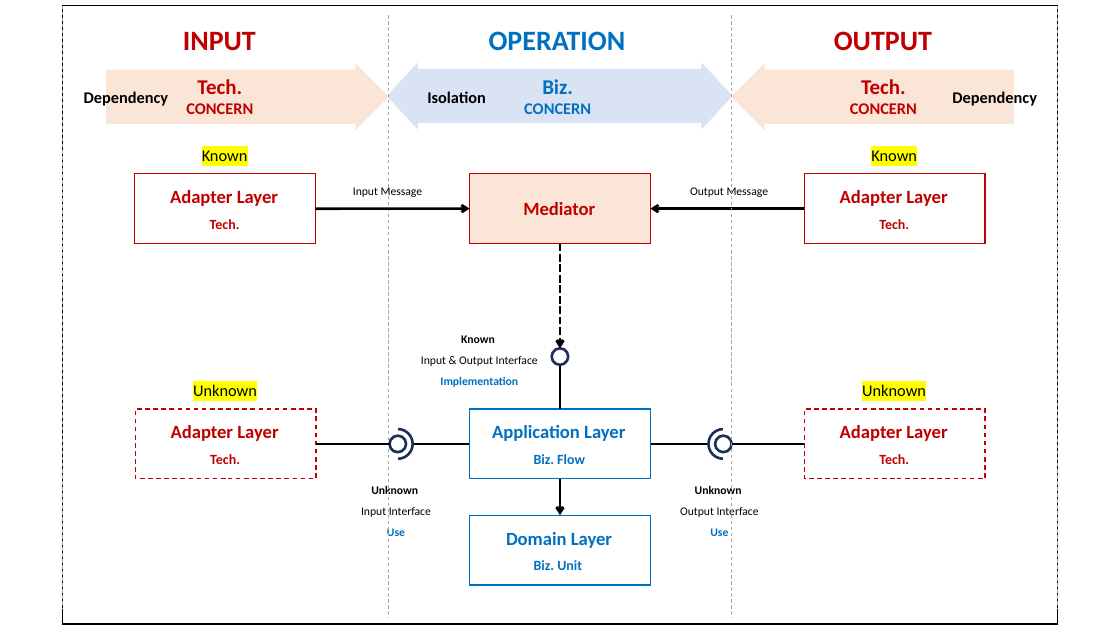
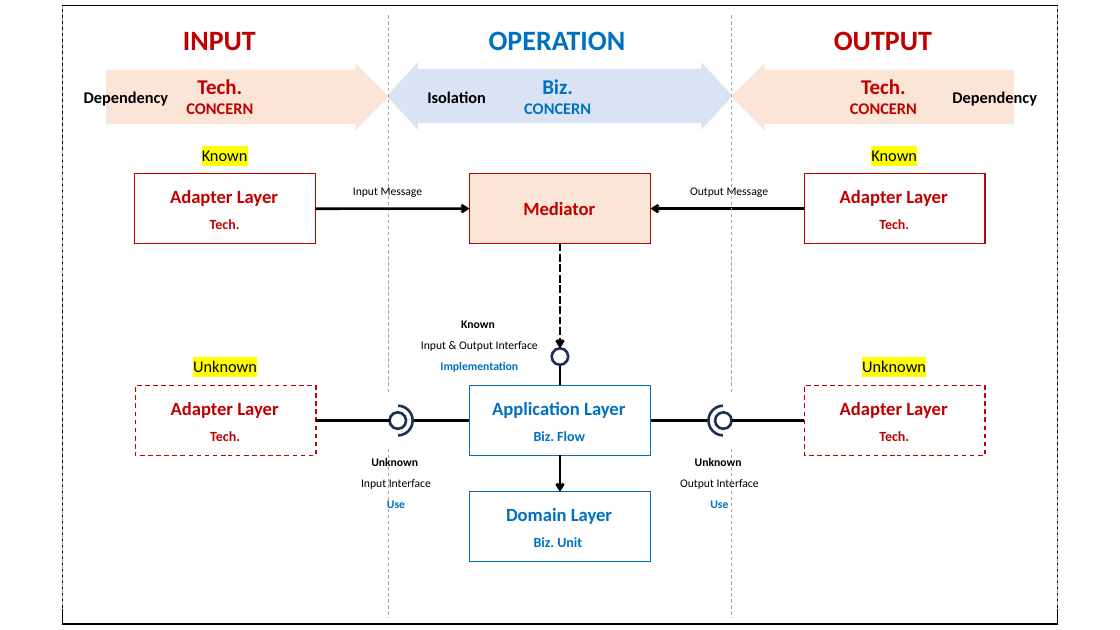
Before and after one commit to hhko/beyondcode, a slide deck: slide 15 of README.pptx. Drawn at 1120x630 pixels with LibreOffice and Linux fonts; fonts in the diff are those of the drawing. Boxes give left, top, right and bottom in pixels: in the first picture for what was removed or moved away, otherwise in the second. Text is boxed around its words. In the diff, an @@ line names an element or a change of style, - is before the commit and + after.

```diff
--- a/README.pptx
+++ b/README.pptx
@@ text "Known": place and size @@
-text "Known" at [421,335,538,387]
+text "Known" at [421,320,538,372]
@@ line moved from (560, 409) - (560, 365) to (560, 386) - (560, 365) @@
@@ 12 texts, 6 rectangles, 4 lines, 4 ellipses, 1 arrow: place and size @@
-12 texts, 6 rectangles, 4 lines, 4 ellipses, 1 arrow at [135,384,985,585]
+12 texts, 6 rectangles, 4 lines, 4 ellipses, 1 arrow at [135,360,985,562]
```
Also in this commit, not shown: 2 other slides changed, 1 other file.
